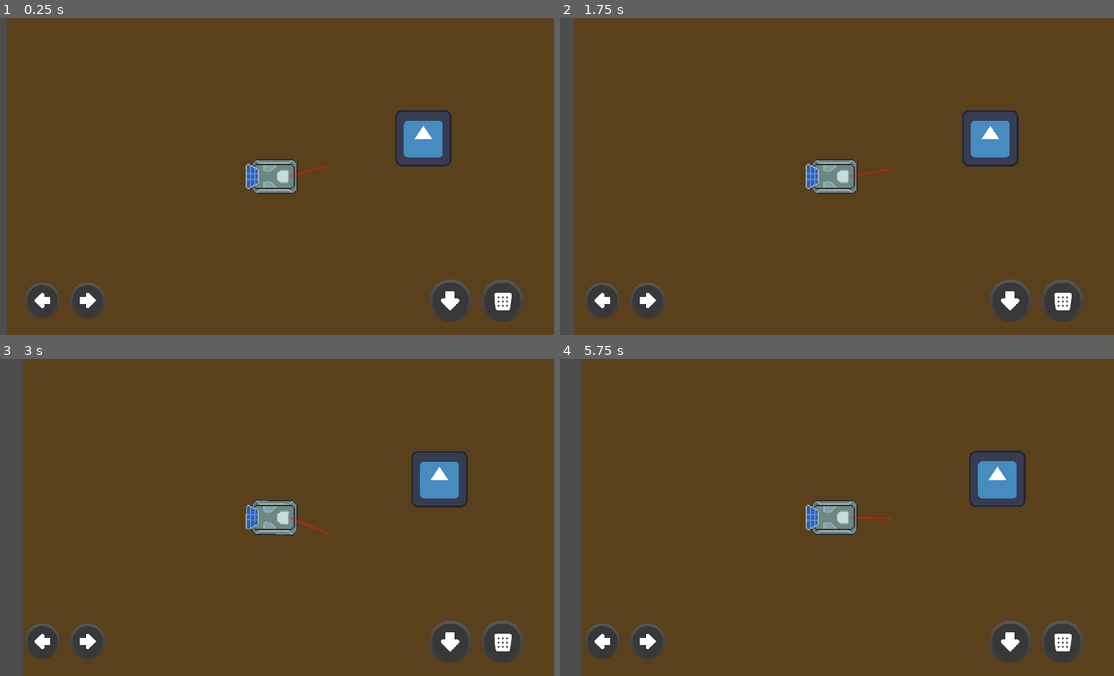
Above: before the commit, frames 1-4 (two rows, left to right).
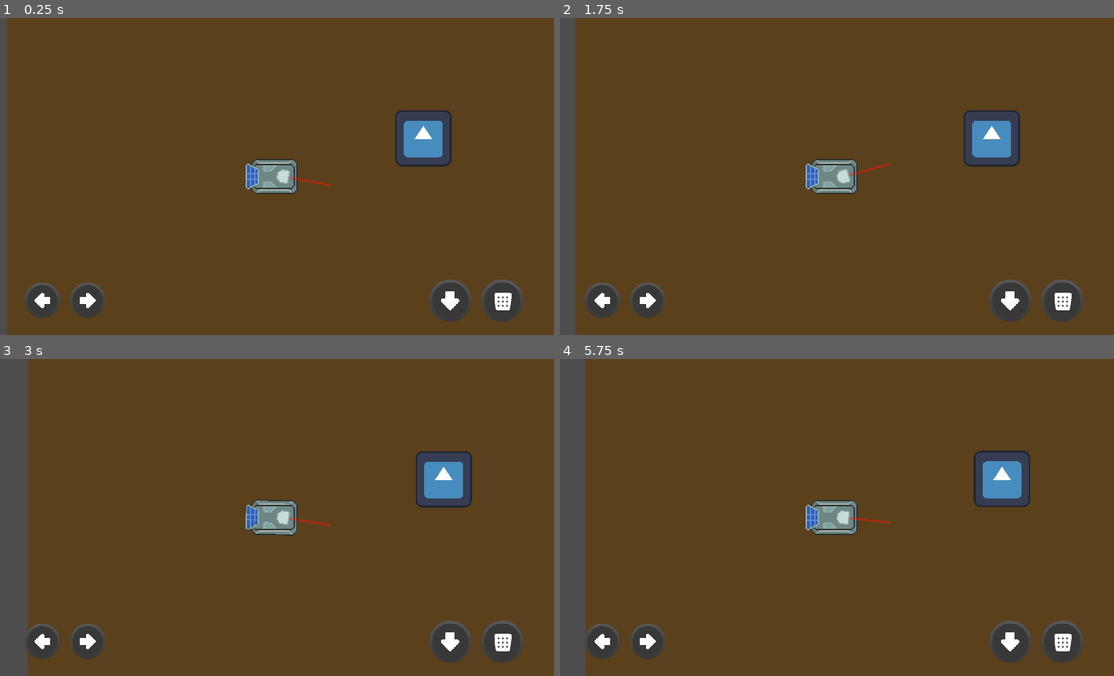
Above: after the commit, the same moments.

Repository: SHADOW-077/Beyond-Earth--The-Last-Mission
Game: Godot game, scene res://scenes/level_1.tscn
Same seed, same stepped clock (60 frames per second), same inputs: the game is played once before the commit and once after it. The engine's default icon, where the game draws it, is replaced by a stand-in: a white triangle on a blue panel in a dark square.
Inputs:
- Up to frame 1 (0.25 s): no input
- Up to frame 2 (1.75 s): hold D (move_right) 0.53-1.28 s; hold S (move_backward) from 1.28 s (still down)
- Up to frame 3 (3 s): release S (move_backward) at 2.03 s; hold D (move_right) 2.03-2.78 s; hold W (move_forward) from 2.78 s (still down)
- Up to frame 4 (5.75 s): release W (move_forward) at 3.53 s; hold A (move_left) 3.53-5.03 s; hold S (move_backward) from 5.03 s (still down)

The runs differ from the first frame. In frame 1, 0.1% of the frame differs, in the area x 49-60%, y 46-54%; in frame 2, 0.6%; in frame 3, 1.5%; in frame 4, 1.5%, in the area x 3-85%, y 0-100%.

Commit message:
player script bugfixes

Diff:
--- a/scenes/rover.gd
+++ b/scenes/rover.gd
@@ -1,48 +1,42 @@
 extends CharacterBody2D
 
-@export var rover_speed = 325
-@export var acceleration = 5
-var min_angle = 240
-var max_angle = 300
+@export var rover_speed = 350
+@export var acceleration = 6
+var min_angle = -30
+var max_angle = 30
 var rotating_right= true
 var movement = 0
-@onready var line_2d_pos = $RayCast2D/Line2D.get_point_position(1)
-@onready var ray = $RayCast2D
+@onready var ray = $rover_sprite/cam_sprite
+var key_pressed = 0
 func _physics_process(delta):
 	#rover movement
 	if velocity==Vector2.ZERO:
 		movement = 0
+		key_pressed = 0
 		velocity = Vector2.ZERO
 	velocity = Vector2.ZERO
 	var direction_x = Input.get_axis("move_left","move_right")
 	if direction_x !=0 && movement !=0:
 		rotation += .6 *direction_x *delta
-	if Input.is_action_pressed("move_forward"):
-			movement+= acceleration
-			velocity = lerp(velocity,Vector2(min(movement, rover_speed),0).rotated(rotation),0.5)
-	elif Input.is_action_pressed("move_backward"):
+	if Input.is_action_pressed("move_backward") && key_pressed != 1:
+		key_pressed = -1
 		movement-= acceleration
-		velocity = lerp(velocity,Vector2(max(movement, -rover_speed/2),0).rotated(rotation),0.5)
+		velocity = lerp(velocity,Vector2(max(movement, -rover_speed/1.6),0).rotated(rotation),0.5)
+	elif Input.is_action_pressed("move_forward") && key_pressed !=-1:
+		key_pressed = 1
+		movement+= acceleration
+		velocity = lerp(velocity,Vector2(min(movement, rover_speed),0).rotated(rotation),0.5)
 	move_and_slide()
 
-	#raycast
-
-	var end_point_ray = ray.target_position
-
-	if ray.is_colliding():
-		end_point_ray = to_local(ray.get_collision_point())
-		$RayCast2D/Line2D.set_point_position(1,line_2d_pos-end_point_ray)
-	else:
-		$RayCast2D/Line2D.set_point_position(1,line_2d_pos)
-
 func _process(delta):
+	#raycast rotation
 	if rotating_right:
-		ray.rotation += 1 * delta
+		ray.rotation += .75* delta
 		if ray.rotation >= deg_to_rad(max_angle):
 			ray.rotation = deg_to_rad(max_angle)
 			rotating_right = false
 	else:
-		ray.rotation -= 1 * delta
+		ray.rotation -= .75 * delta
 		if ray.rotation <= deg_to_rad(min_angle):
 			ray.rotation = deg_to_rad(min_angle)
 			rotating_right = true
--- a/scenes/rover.tscn
+++ b/scenes/rover.tscn
@@ -5,7 +5,7 @@
 [ext_resource type="Texture2D" uid="uid://rfy3qchs3aki" path="res://assets/sprites/ROVER_CAM.png" id="2_panyw"]
 
 [sub_resource type="RectangleShape2D" id="RectangleShape2D_jps58"]
-size = Vector2(108, 79)
+size = Vector2(106, 79)
 
 [node name="rover" type="CharacterBody2D"]
 motion_mode = 1
@@ -16,25 +16,28 @@
 texture = ExtResource("1_k1aeg")
 
 [node name="cam_sprite" type="Sprite2D" parent="rover_sprite"]
+position = Vector2(9.33333, 0)
 texture = ExtResource("2_panyw")
+offset = Vector2(-9.33333, 0)
 
-[node name="CollisionShape2D" type="CollisionShape2D" parent="."]
-position = Vector2(3, 0.5)
-shape = SubResource("RectangleShape2D_jps58")
-
-[node name="Camera2D" type="Camera2D" parent="."]
-
-[node name="RayCast2D" type="RayCast2D" parent="."]
-position = Vector2(40, 0)
-rotation = 4.18879
+[node name="RayCast2D" type="RayCast2D" parent="rover_sprite/cam_sprite"]
+position = Vector2(4.33333, -3.78956e-14)
+rotation = -1.5708
+scale = Vector2(0.333333, 0.333333)
 target_position = Vector2(0, 95)
 
-[node name="Line2D" type="Line2D" parent="RayCast2D"]
+[node name="Line2D" type="Line2D" parent="rover_sprite/cam_sprite/RayCast2D"]
 position = Vector2(2.38497e-08, 2)
 rotation = 1.5708
 points = PackedVector2Array(0, 0, 90, 0)
-width = 4.0
+width = 5.0
 default_color = Color(1, 0.0823529, 0, 0.439216)
 joint_mode = 2
 begin_cap_mode = 2
 end_cap_mode = 2
+
+[node name="CollisionShape2D" type="CollisionShape2D" parent="."]
+position = Vector2(4, 0.5)
+shape = SubResource("RectangleShape2D_jps58")
+
+[node name="Camera2D" type="Camera2D" parent="."]
